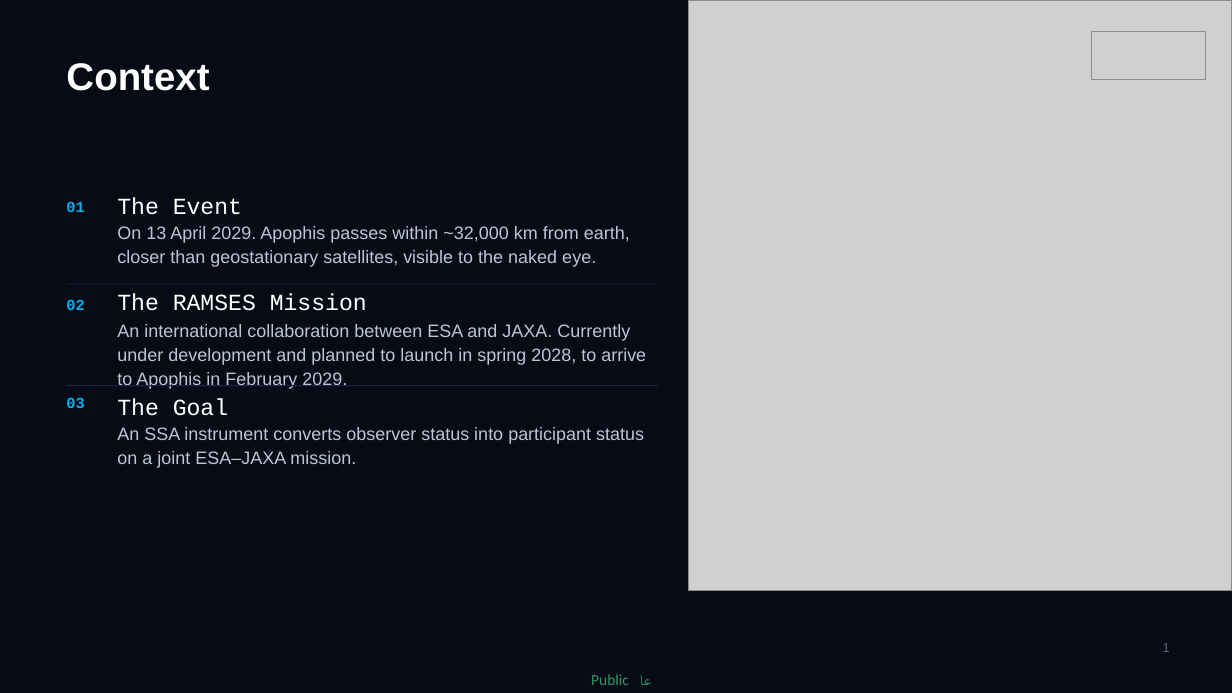
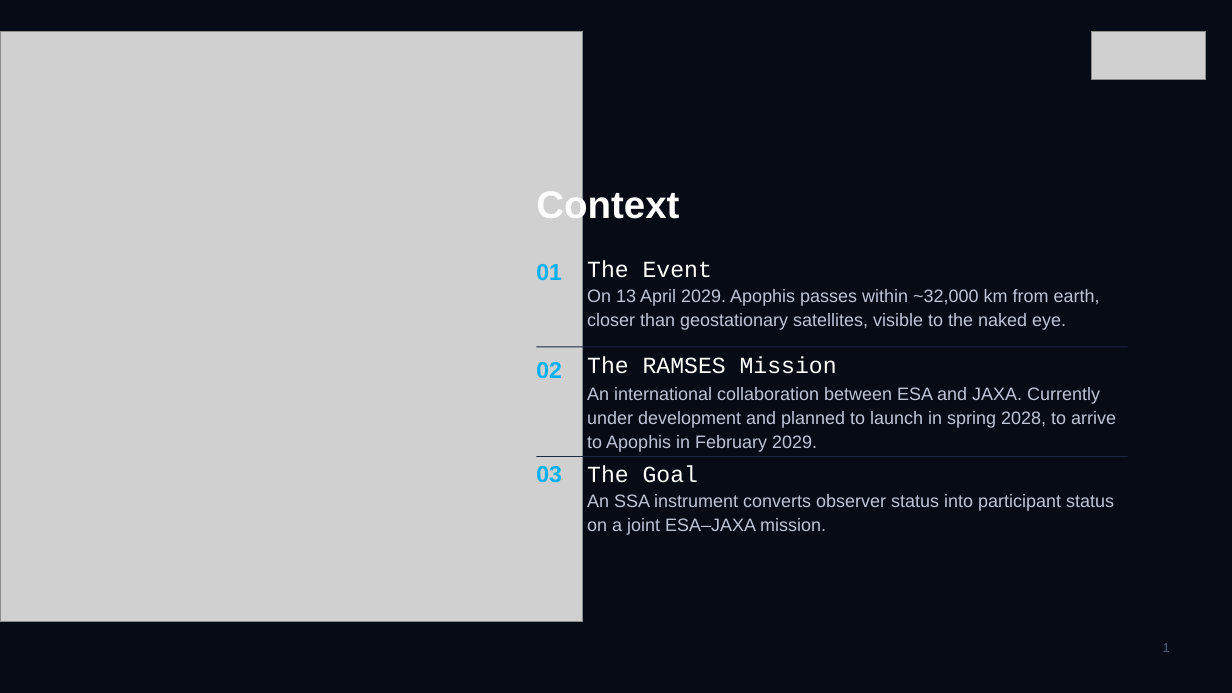
Before and after one commit to nalquaydhib/Apophis_99942, a slide deck: slide 2 of Noora_AlQuaydhib_Summer_Training_(3).pptx. Drawn at 1232x693 pixels with LibreOffice and Linux fonts; fonts in the diff are those of the drawing; grey boxes stand for pictures. Boxes give left, top, right and bottom in pixels: in the first picture for what was removed or moved away, otherwise in the second. Text is boxed around its words. In the diff, an @@ line names an element or a change of style, - is before the commit and + after.

```diff
--- a/Noora_AlQuaydhib_Summer_Training_(3).pptx
+++ b/Noora_AlQuaydhib_Summer_Training_(3).pptx
@@ picture at box(0, 31, 583, 622): rotation 0 to 180 degrees @@
@@ text "Context" rewrapped from box(66, 63, 209, 91) to box(536, 187, 679, 225) @@
@@ 8 texts, 1 rectangle: place and size @@
-8 texts, 1 rectangle at box(66, 197, 658, 468)
+8 texts, 1 rectangle at box(536, 260, 1128, 535)
@@ size 12 to 18 pt, font Courier New to Arial in 3 elements at box(536, 264, 562, 280), box(536, 362, 562, 378), box(536, 466, 562, 483) @@
@@ text "03": place and size @@
-text "03" at box(66, 397, 84, 408)
+text "03" at box(536, 466, 562, 483)
@@ rectangle: place and size @@
-rectangle at box(67, 385, 658, 386)
+rectangle at box(537, 457, 1128, 457)
@@ text removed at box(591, 674, 629, 685) @@
-Public عام
```
Also in this commit, not shown: 16 other slides changed.
